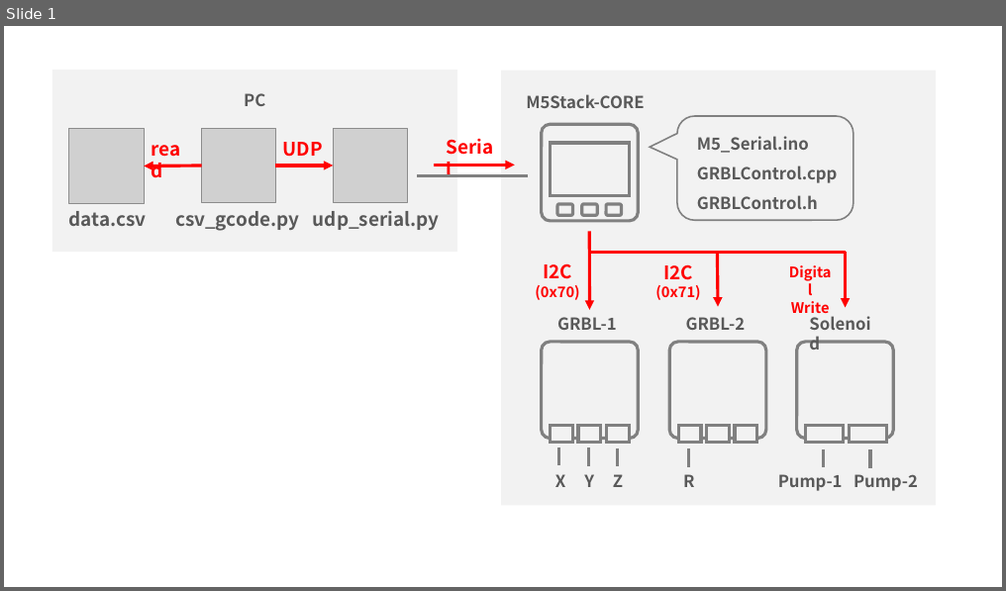
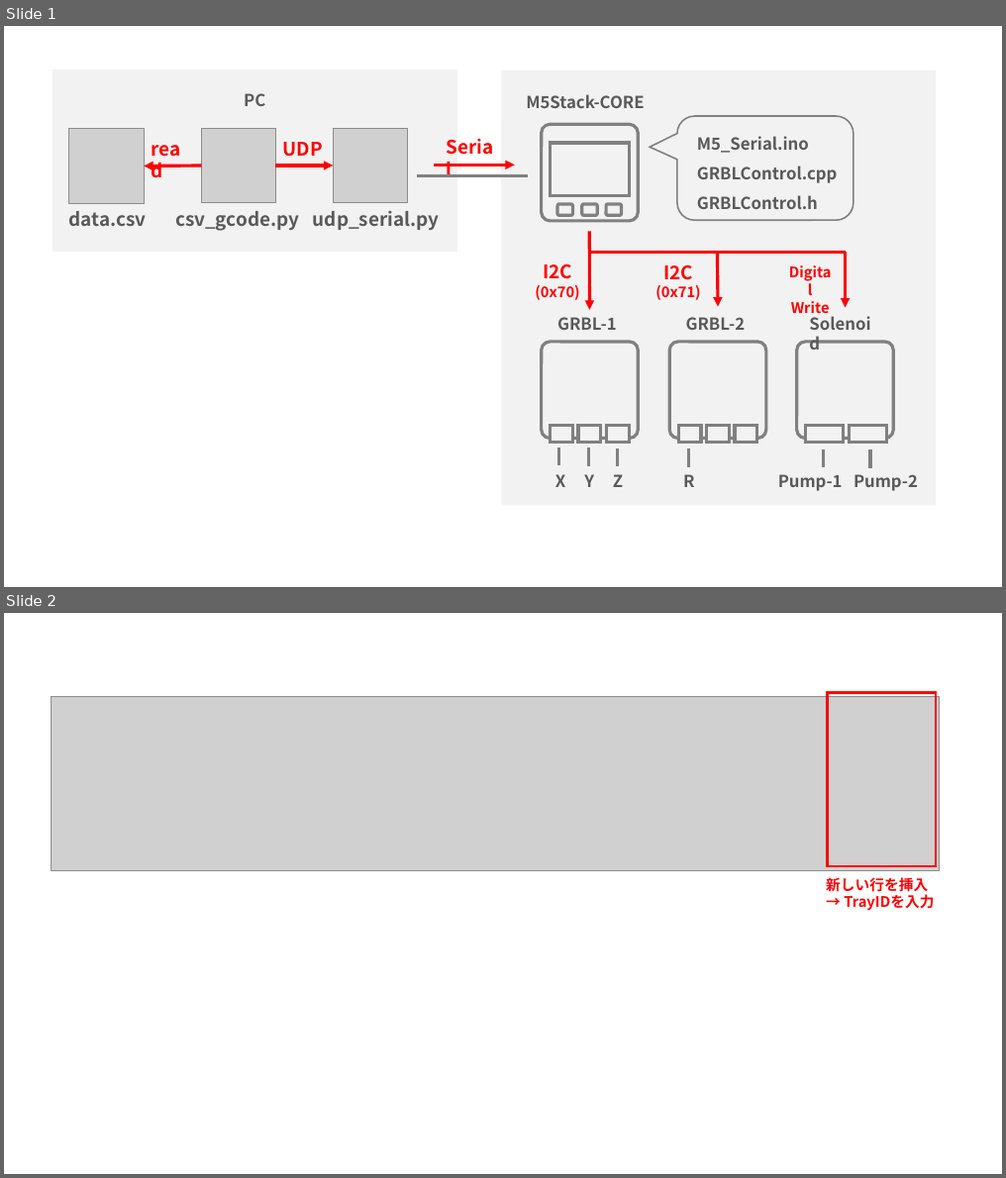
Before and after one commit to uchii01ukyo/ChipMounter_uchii, a slide deck: doc/system.pptx. Shown one above the other, each under a label of ours: slide 1 before the commit, slides 1 and 2 after it. The pictures are 1006x591 and 1006x1178 pixels, drawn with LibreOffice and Linux fonts; fonts in the diff are those of the drawing; grey boxes stand for pictures. Boxes give left, top, right and bottom in pixels: in the first picture for what was removed or moved away, otherwise in the second. Text is boxed around its words. In the diff, an @@ line names an element or a change of style, - is before the commit and + after.

```diff
--- a/doc/system.pptx
+++ b/doc/system.pptx
@@ slide 2 added at (x1=4, y1=613, x2=1002, y2=1174), background #FFFFFF @@
@@ picture added at (x1=52, y1=696, x2=939, y2=869) @@
@@ rectangle added at (x1=828, y1=693, x2=936, y2=866), outline #FF0000 2.25 pt @@
@@ text added at (x1=826, y1=877, x2=934, y2=911), 14 pt, text #FF0000, bold @@
+新しい行を挿入
+→ TrayIDを入力
```
Also in this commit, not shown: 6 other files.
